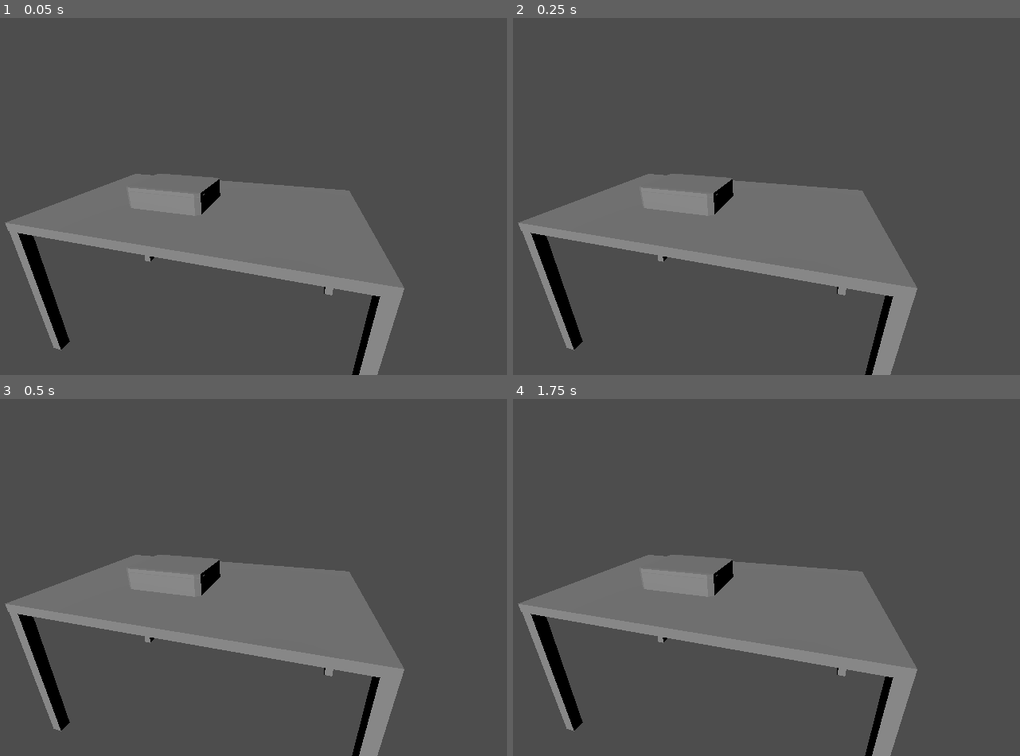
Above: before the commit, frames 1-4 (two rows, left to right).
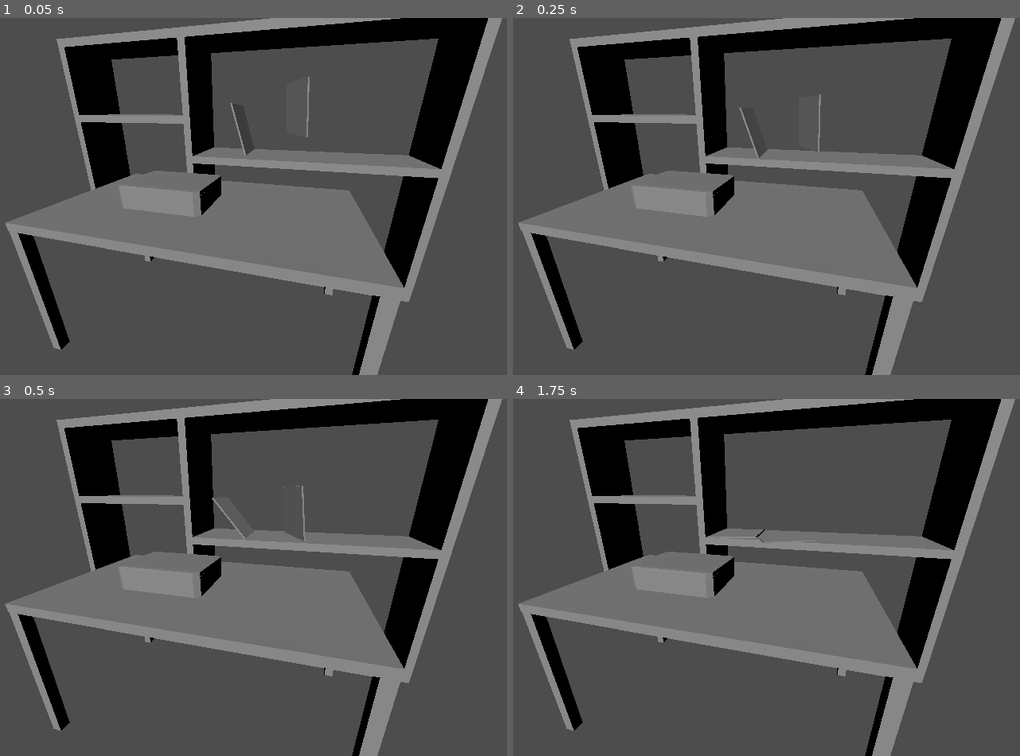
Above: after the commit, the same moments.

Repository: MagnusGrant06/summer-project
Game: Godot game, scene res://scene.tscn
The game is run twice, just before and just after one commit, with the same random seed, the same clock (stepped at 60 frames per second) and the same inputs.
Inputs:
- Up to frame 1 (0.05 s): no input
- Up to frame 2 (0.25 s): no input
- Up to frame 3 (0.5 s): no input
- Up to frame 4 (1.75 s): no input

The runs differ from the first frame. In frame 1, 20% of the frame differs, in the area x 11-100%, y 0-80%; in frame 2, 20%; in frame 3, 20%; in frame 4, 20%.

Commit message:
Added shelf, record player animation, records with physics and animation

Diff:
--- /dev/null
+++ b/summer-project/player.tscn
@@ -0,0 +1,80 @@
+[gd_scene load_steps=5 format=3 uid="uid://c6uttkpggem10"]
+
+[ext_resource type="ArrayMesh" uid="uid://68ggu26ajt8r" path="res://godotasset.obj" id="1_4flbx"]
+
+[sub_resource type="Animation" id="Animation_ulcgi"]
+resource_name = "lid_open"
+tracks/0/type = "value"
+tracks/0/imported = false
+tracks/0/enabled = true
+tracks/0/path = NodePath("playerlid:rotation")
+tracks/0/interp = 1
+tracks/0/loop_wrap = true
+tracks/0/keys = {
+"times": PackedFloat32Array(0, 0.8666667),
+"transitions": PackedFloat32Array(1, 1),
+"update": 0,
+"values": [Vector3(1.548142, 0, 0), Vector3(0.665913, 0, 0)]
+}
+tracks/1/type = "value"
+tracks/1/imported = false
+tracks/1/enabled = true
+tracks/1/path = NodePath("playerlid:position")
+tracks/1/interp = 1
+tracks/1/loop_wrap = true
+tracks/1/keys = {
+"times": PackedFloat32Array(0, 0.8666667),
+"transitions": PackedFloat32Array(1, 1),
+"update": 0,
+"values": [Vector3(-0.472, 0.34307206, 0), Vector3(-0.472, 0.65211004, -0.14151356)]
+}
+
+[sub_resource type="Animation" id="Animation_nxogm"]
+length = 0.001
+tracks/0/type = "value"
+tracks/0/imported = false
+tracks/0/enabled = true
+tracks/0/path = NodePath("playerlid:rotation")
+tracks/0/interp = 1
+tracks/0/loop_wrap = true
+tracks/0/keys = {
+"times": PackedFloat32Array(0),
+"transitions": PackedFloat32Array(1),
+"update": 0,
+"values": [Vector3(1.548142, 0, 0)]
+}
+tracks/1/type = "value"
+tracks/1/imported = false
+tracks/1/enabled = true
+tracks/1/path = NodePath("playerlid:position")
+tracks/1/interp = 1
+tracks/1/loop_wrap = true
+tracks/1/keys = {
+"times": PackedFloat32Array(0),
+"transitions": PackedFloat32Array(1),
+"update": 0,
+"values": [Vector3(-0.472, 0.34307206, 0)]
+}
+
+[sub_resource type="AnimationLibrary" id="AnimationLibrary_3253y"]
+_data = {
+&"RESET": SubResource("Animation_nxogm"),
+&"lid_open": SubResource("Animation_ulcgi")
+}
+
+[node name="Player" type="Node3D"]
+
+[node name="playerbody" type="MeshInstance3D" parent="."]
+transform = Transform3D(0.5788716, 0, 0, 0, -0.007292226, -0.14921999, 0, 1.5474477, -0.0007031875, -0.4722928, 0.19198906, 0)
+mesh = ExtResource("1_4flbx")
+
+[node name="playerlid" type="MeshInstance3D" parent="."]
+transform = Transform3D(0.57899994, 0, 0, 0, 0.035043318, -0.029992307, 0, 1.5466032, 0.0006795731, -0.472, 0.34307206, 0)
+transparency = 0.65
+mesh = ExtResource("1_4flbx")
+skeleton = NodePath("../playerbody")
+
+[node name="AnimationPlayer" type="AnimationPlayer" parent="."]
+libraries = {
+&"": SubResource("AnimationLibrary_3253y")
+}
--- /dev/null
+++ b/summer-project/record.tscn
@@ -0,0 +1,82 @@
+[gd_scene load_steps=10 format=3 uid="uid://dbnp2l6dop46p"]
+
+[sub_resource type="PhysicsMaterial" id="PhysicsMaterial_gderf"]
+
+[sub_resource type="BoxShape3D" id="BoxShape3D_gderf"]
+
+[sub_resource type="BoxMesh" id="BoxMesh_gderf"]
+
+[sub_resource type="StandardMaterial3D" id="StandardMaterial3D_egwgl"]
+albedo_color = Color(0, 0, 0, 1)
+
+[sub_resource type="CylinderMesh" id="CylinderMesh_gderf"]
+
+[sub_resource type="StandardMaterial3D" id="StandardMaterial3D_isq0c"]
+albedo_color = Color(0.27752772, 0.27752772, 0.27752772, 1)
+
+[sub_resource type="Animation" id="Animation_gderf"]
+resource_name = "peek_disk"
+tracks/0/type = "value"
+tracks/0/imported = false
+tracks/0/enabled = true
+tracks/0/path = NodePath("RigidBody3D/Disk:position")
+tracks/0/interp = 1
+tracks/0/loop_wrap = true
+tracks/0/keys = {
+"times": PackedFloat32Array(0, 1),
+"transitions": PackedFloat32Array(1, 1),
+"update": 0,
+"values": [Vector3(0, 0, 0), Vector3(0.49127793, 0, 0)]
+}
+
+[sub_resource type="Animation" id="Animation_egwgl"]
+length = 0.001
+tracks/0/type = "value"
+tracks/0/imported = false
+tracks/0/enabled = true
+tracks/0/path = NodePath("RigidBody3D/Disk:position")
+tracks/0/interp = 1
+tracks/0/loop_wrap = true
+tracks/0/keys = {
+"times": PackedFloat32Array(0),
+"transitions": PackedFloat32Array(1),
+"update": 0,
+"values": [Vector3(0, 0, 0)]
+}
+
+[sub_resource type="AnimationLibrary" id="AnimationLibrary_isq0c"]
+_data = {
+&"RESET": SubResource("Animation_egwgl"),
+&"peek_disk": SubResource("Animation_gderf")
+}
+
+[node name="Record" type="Node3D"]
+
+[node name="RigidBody3D" type="RigidBody3D" parent="."]
+physics_material_override = SubResource("PhysicsMaterial_gderf")
+
+[node name="CollisionShape3D" type="CollisionShape3D" parent="RigidBody3D"]
+transform = Transform3D(1, 0, 0, 0, 1, 0, 0, 0, 0.032, 0, 0, 0)
+shape = SubResource("BoxShape3D_gderf")
+
+[node name="OuterCase" type="MeshInstance3D" parent="RigidBody3D"]
+transform = Transform3D(1, 0, 0, 0, 1, 0, 0, 0, 0.03244384, 0, 0, 0)
+mesh = SubResource("BoxMesh_gderf")
+skeleton = NodePath("../..")
+
+[node name="InnerCase" type="MeshInstance3D" parent="RigidBody3D"]
+transform = Transform3D(0.9144166, 0, 0, 0, 0.97815275, 0, 0, 0, 0.019025845, 0.044164777, 0, 0)
+mesh = SubResource("BoxMesh_gderf")
+skeleton = NodePath("../..")
+surface_material_override/0 = SubResource("StandardMaterial3D_egwgl")
+
+[node name="Disk" type="MeshInstance3D" parent="RigidBody3D"]
+transform = Transform3D(-0.95, 7.5497897e-10, 6.270224e-15, 0, -2.1855694e-10, 0.95, 1.4344602e-07, 0.005, 4.152582e-08, 0, 0, 0)
+mesh = SubResource("CylinderMesh_gderf")
+skeleton = NodePath("../..")
+surface_material_override/0 = SubResource("StandardMaterial3D_isq0c")
+
+[node name="AnimationPlayer" type="AnimationPlayer" parent="."]
+libraries = {
+&"": SubResource("AnimationLibrary_isq0c")
+}
--- a/summer-project/scene.tscn
+++ b/summer-project/scene.tscn
@@ -1,6 +1,8 @@
-[gd_scene load_steps=4 format=3 uid="uid://i3sr46hwksgx"]
+[gd_scene load_steps=6 format=3 uid="uid://i3sr46hwksgx"]
 
-[ext_resource type="ArrayMesh" uid="uid://68ggu26ajt8r" path="res://godotasset.obj" id="1_ulcgi"]
+[ext_resource type="PackedScene" uid="uid://bey4vq0vq4132" path="res://shelf.tscn" id="2_nxogm"]
+[ext_resource type="PackedScene" uid="uid://dbnp2l6dop46p" path="res://record.tscn" id="3_3253y"]
+[ext_resource type="PackedScene" uid="uid://c6uttkpggem10" path="res://player.tscn" id="3_u3cyc"]
 
 [sub_resource type="BoxMesh" id="BoxMesh_drvgu"]
 
@@ -35,15 +37,14 @@
 mesh = SubResource("BoxMesh_ulcgi")
 skeleton = NodePath("../..")
 
-[node name="playerbody" type="MeshInstance3D" parent="."]
-transform = Transform3D(0.5788716, 0, 0, 0, -0.0072922264, -0.14921999, 0, 1.5474477, -0.00070318754, -0.4722928, 0.19198906, 0)
-mesh = ExtResource("1_ulcgi")
-
-[node name="MeshInstance3D" type="MeshInstance3D" parent="."]
-transform = Transform3D(0.57899994, 0, 0, 0, 0.03504332, -0.029992307, 0, 1.5466031, 0.0006795744, -0.472, 0.34307206, 0)
-transparency = 0.65
-mesh = ExtResource("1_ulcgi")
-skeleton = NodePath("../playerbody")
-
 [node name="DirectionalLight3D" type="DirectionalLight3D" parent="."]
 transform = Transform3D(1, 0, 0, 0, 0.8351744, 0.54998523, 0, -0.54998523, 0.8351744, 0, 4.115511, 5.1169147)
+
+[node name="Shelf" parent="." instance=ExtResource("2_nxogm")]
+transform = Transform3D(1.285, 0, 0, 0, 1.285, 0, 0, 0, 1.285, 0, -2.1043947, -1.9643937)
+
+[node name="Record" parent="." instance=ExtResource("3_3253y")]
+transform = Transform3D(-0.02809036, -0.28806168, 0.9571997, -0.026762767, 0.9574511, 0.2873519, -0.99924755, -0.017545497, -0.03460451, 0.14214587, 1.0483353, -1.8833749)
+
+[node name="Player" parent="." instance=ExtResource("3_u3cyc")]
+transform = Transform3D(1.1, 0, 0, 0, 1.1, 0, 0, 0, 1.1, 0, 0, 0)
--- /dev/null
+++ b/summer-project/shelf.tscn
@@ -0,0 +1,62 @@
+[gd_scene load_steps=6 format=3 uid="uid://bey4vq0vq4132"]
+
+[ext_resource type="PackedScene" uid="uid://dbnp2l6dop46p" path="res://record.tscn" id="1_0edba"]
+
+[sub_resource type="BoxMesh" id="BoxMesh_jgb4e"]
+
+[sub_resource type="PhysicsMaterial" id="PhysicsMaterial_jgb4e"]
+
+[sub_resource type="BoxShape3D" id="BoxShape3D_jgb4e"]
+
+[sub_resource type="BoxShape3D" id="BoxShape3D_0edba"]
+
+[node name="Shelf" type="Node3D"]
+
+[node name="MeshInstance3D" type="MeshInstance3D" parent="."]
+transform = Transform3D(5.7041883, 0, 0, 0, 0.11544373, 0, 0, 0, 1, 0, 0, 0)
+mesh = SubResource("BoxMesh_jgb4e")
+
+[node name="MeshInstance3D2" type="MeshInstance3D" parent="."]
+transform = Transform3D(-1.6325232e-07, -0.11544374, 0, 3.734778, -5.046206e-09, 0, 0, 0, 1, 2.814546, 1.8143454, 0)
+mesh = SubResource("BoxMesh_jgb4e")
+
+[node name="MeshInstance3D3" type="MeshInstance3D" parent="."]
+transform = Transform3D(-5.7041874, 1.0092411e-08, 0, -4.986759e-07, -0.11544373, 0, 0, 0, 0.99999994, 0.037427545, 3.7313228, 0)
+mesh = SubResource("BoxMesh_jgb4e")
+
+[node name="MeshInstance3D4" type="MeshInstance3D" parent="."]
+transform = Transform3D(-1.6325228e-07, 0.1154437, 0, -3.734777, -5.0462043e-09, 0, 0, 0, 0.99999976, -2.781196, 1.9233193, 0)
+mesh = SubResource("BoxMesh_jgb4e")
+
+[node name="MeshInstance3D6" type="MeshInstance3D" parent="."]
+transform = Transform3D(2.0948167, 0, 0, 0, 0.11544373, 0, 0, 0, 1, -1.7019546, 2.5965226, 0)
+mesh = SubResource("BoxMesh_jgb4e")
+
+[node name="RigidBody3D" type="RigidBody3D" parent="."]
+transform = Transform3D(1, 0, 0, 0, 1, 0, 0, 0, 1, 1.035, 1.982, 0)
+physics_material_override = SubResource("PhysicsMaterial_jgb4e")
+freeze = true
+
+[node name="CollisionShape3D" type="CollisionShape3D" parent="RigidBody3D"]
+transform = Transform3D(3.508, 0, 0, 0, 0.115, 0, 0, 0, 1, 0, 0, 0)
+shape = SubResource("BoxShape3D_jgb4e")
+
+[node name="MeshInstance3D7" type="MeshInstance3D" parent="RigidBody3D"]
+transform = Transform3D(3.5078743, 0, 0, 0, 0.11544373, 0, 0, 0, 1, 0.00012230873, 0.0004888773, 0)
+mesh = SubResource("BoxMesh_jgb4e")
+skeleton = NodePath("../..")
+
+[node name="RigidBody3D2" type="RigidBody3D" parent="."]
+freeze = true
+
+[node name="MeshInstance3D5" type="MeshInstance3D" parent="RigidBody3D2"]
+transform = Transform3D(-1.6325232e-07, -0.11544374, 0, 3.734778, -5.046206e-09, 0, 0, 0, 1, -0.6859517, 1.8143454, 0)
+mesh = SubResource("BoxMesh_jgb4e")
+skeleton = NodePath("../..")
+
+[node name="CollisionShape3D" type="CollisionShape3D" parent="RigidBody3D2"]
+transform = Transform3D(-1.6326203e-07, -0.115, 0, 3.735, -5.0268096e-09, 0, 0, 0, 1, -0.686, 1.814, 0)
+shape = SubResource("BoxShape3D_0edba")
+
+[node name="Record" parent="." instance=ExtResource("1_0edba")]
+transform = Transform3D(-0.4170509, -0.07532765, 0.9057562, -0.0006170192, 0.9965828, 0.08259719, -0.9088829, 0.033888362, -0.41567224, 0.9217534, 2.7631643, 0.0029093027)
